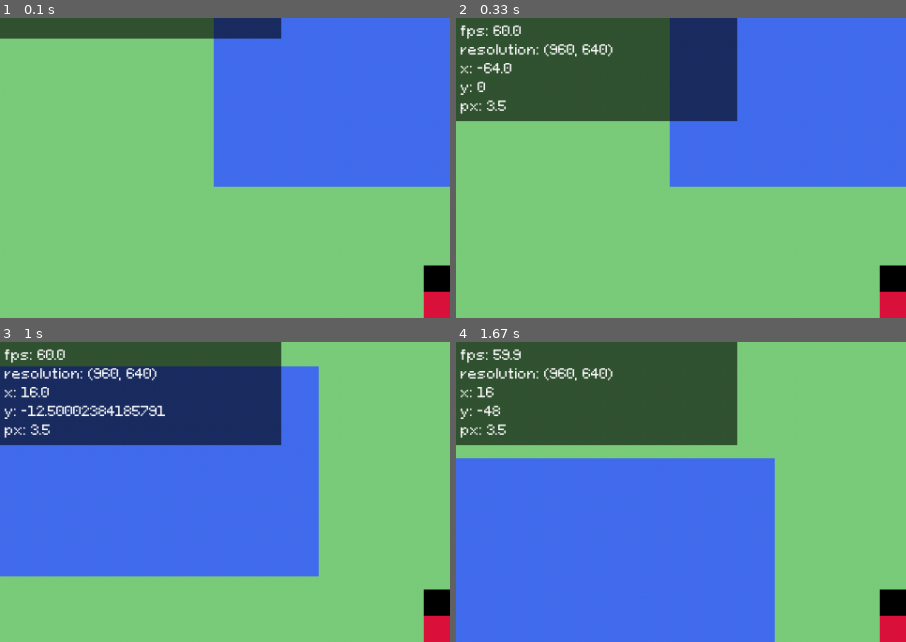
Above: before the commit, frames 1-4 (two rows, left to right).
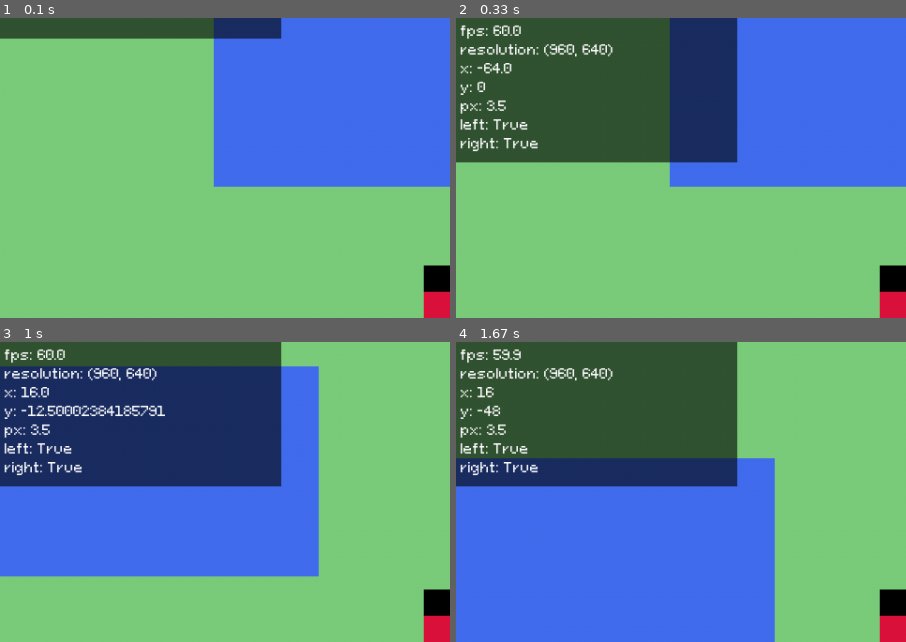
Above: after the commit, the same moments.

Repository: kritserv/rpg-maker-style-top-down-game-template
Game: pygame game, started from main.py
The game is run twice, just before and just after one commit, with the same random seed, the same clock (stepped at 60 frames per second) and the same inputs.
Inputs:
- Up to frame 1 (0.1 s): no input
- Up to frame 2 (0.33 s): no input
- Up to frame 3 (1 s): hold Right 0.33-0.8 s; hold Up from 0.83 s (still down)
- Up to frame 4 (1.67 s): release Up at 1.13 s; hold Right 1.17-1.63 s
The pictures show only the part of the screen within x 0-50%, y 0-50%; the shares and areas given below are measured in that part.

Frame 1 is identical in both runs. In frame 2, 8.8% of the frame differs, in the area x 0-63%, y 33-49%; in frame 3, 8.8%; in frame 4, 8.8%.

Commit message:
add Camera & add stop follow player left and right position

Diff:
--- a/main.py
+++ b/main.py
@@ -11,8 +11,8 @@
 	update_size, black, green, red, blue, \
 	toggle_full_screen
 from func import check_event, print_debug
-from my_object import Player, TopDownMap, Timer, \
-	BlackBar
+from my_object import Player, TopDownMap, Camera, \
+	BlackBar, Timer
 
 pg.display.set_caption("game_title")
 pg.display.set_icon(pg.image.load("asset/img/icon.png"))
@@ -60,8 +60,9 @@
 
 	top_down_map.resize(pixel_size, player)
 
-	follow_player_x = True
-	follow_player_y = True
+	camera = Camera(player, top_down_map)
+	camera.stop_follow_player_x_at_pos_left = -144
+	camera.stop_follow_player_x_at_pos_right = 144
 
 	debug_timer = Timer()
 	debug_timer.start()
@@ -75,19 +76,8 @@
 
 		# ====================== [ LOGIC ] ======================
 
-		if player.pos[0] < -144:
-			follow_player_x = False
-		else:
-			follow_player_x = True
-
 		player.update(dt)
-
-		top_down_map.update(
-			pixel_size,
-			player,
-			follow_player_x,
-			follow_player_y
-		)
+		camera.update(pixel_size)
 
 		# ====================== [ GRAPHIC ] =====================
 
@@ -103,8 +93,7 @@
 		top_down_map.resize(pixel_size, player)
 
 		screen.fill(green)
-		top_down_map.draw(follow_player_x, follow_player_y, pixel_size)
-		player.draw(pixel_size, follow_player_x, follow_player_y)
+		camera.draw(pixel_size, player, top_down_map)
 		black_bar.draw_if_set(curr_width, curr_height, ratio)
 
 		# ====================== [ TEST ] ======================
@@ -116,7 +105,9 @@
 					f"resolution: {(curr_width, curr_height)}",
 					f"x: {player.pos[0]}",
 					f"y: {player.pos[1]}",
-					f"px: {pixel_size}"
+					f"px: {pixel_size}",
+					f"left: {camera.follow_player_x_left}",
+					f"right: {camera.follow_player_x_right}"
 				]
 				debug_timer.restart()
 			print_debug(debug_list)
--- a/my_object/__init__.py
+++ b/my_object/__init__.py
@@ -1,6 +1,7 @@
 from .blackbar import BlackBar
 from .topdownmap import TopDownMap
 from .player import Player
+from .camera import Camera
 from .timer import Timer
 
-__all__ = (BlackBar, TopDownMap, Player, Timer)
+__all__ = (BlackBar, TopDownMap, Player, Camera, Timer)
--- /dev/null
+++ b/my_object/camera.py
@@ -0,0 +1,33 @@
+from .func import move_map
+
+class Camera:
+	def __init__(self, player, tdmap):
+		self.player = player
+		self.tdmap = tdmap
+		self.follow_player_x_left = True
+		self.follow_player_x_right = True
+		self.follow_player_y = True
+		self.stop_follow_player_x_at_pos_left = None
+		self.stop_follow_player_x_at_pos_right = None
+		self.stop_follow_player_y_at_pos_up = None
+		self.stop_follow_player_y_at_pos_down = None
+
+	def draw(self, pixel_size, player, top_down_map):
+		top_down_map.draw()
+		player.draw(pixel_size, self)
+
+	def update(self, pixel_size):
+		if self.stop_follow_player_x_at_pos_left:
+			if self.player.pos[0] < self.stop_follow_player_x_at_pos_left:
+				self.follow_player_x_left = False
+			else:
+				self.follow_player_x_left = True
+
+		if self.stop_follow_player_x_at_pos_right:
+				if self.player.pos[0] > self.stop_follow_player_x_at_pos_right:
+					self.follow_player_x_right = False
+				else:
+					self.follow_player_x_right = True
+
+
+		move_map(self, pixel_size)
--- a/my_object/func/topdownmap.py
+++ b/my_object/func/topdownmap.py
@@ -1,15 +1,21 @@
 import pygame as pg
 
-def move_map(tdmap, pixel_size, player, follow_player_x, follower_player_y):
-	if follow_player_x:
-		tdmap.x = -player.pos[0] * pixel_size + tdmap.screen.get_width()/2
+def move_map(camera, pixel_size):
+	if camera.follow_player_x_left and camera.follow_player_x_right:
+		camera.tdmap.x = -camera.player.pos[0] * pixel_size + camera.tdmap.screen.get_width()/2
+
+	elif not camera.follow_player_x_left:
+		if camera.player.pos[0] < camera.stop_follow_player_x_at_pos_left:
+			camera.tdmap.x = -camera.stop_follow_player_x_at_pos_left*pixel_size + pixel_size + camera.tdmap.screen.get_width()/2
+
+	elif not camera.follow_player_x_right:
+		if camera.player.pos[0] > camera.stop_follow_player_x_at_pos_right:
+			camera.tdmap.x = -camera.stop_follow_player_x_at_pos_right*pixel_size + pixel_size + camera.tdmap.screen.get_width()/2
+
+	if camera.follow_player_y:
+		camera.tdmap.y = -camera.player.pos[1] * pixel_size + camera.tdmap.screen.get_height()/2
 	else:
-		tdmap.x = 144*pixel_size + pixel_size + tdmap.screen.get_width()/2
-
-	if follower_player_y:
-		tdmap.y = -player.pos[1] * pixel_size + tdmap.screen.get_height()/2
-	else:
-		tdmap.y = pixel_size + tdmap.screen.get_height()/2
+		camera.tdmap.y = pixel_size + camera.tdmap.screen.get_height()/2
 
 def correct_all_map_rect(tdmap, pixel_size):
 	tile_size = pixel_size*16
--- a/my_object/player.py
+++ b/my_object/player.py
@@ -22,11 +22,19 @@
 		resize_pixel(self, pixel_size)
 		self.transformed_rects = correct_all_rect(self, pixel_size)
 
-	def draw(self, pixel_size, follow_player_x, follow_player_y):
+	def draw(self, pixel_size, camera):
 		for rect, color in self.transformed_rects:
-			if not follow_player_x:
-				offset_x = (self.pos[0] + 144) * pixel_size
-				rect[0] += offset_x
+			if not camera.follow_player_x_left:
+				if camera.stop_follow_player_x_at_pos_left:
+					if camera.player.pos[0] < camera.stop_follow_player_x_at_pos_left:
+						offset_x = (camera.player.pos[0] - camera.stop_follow_player_x_at_pos_left) * pixel_size
+						rect[0] += offset_x
+
+			elif not camera.follow_player_x_right:
+				if camera.stop_follow_player_x_at_pos_right:
+					if camera.player.pos[0] > camera.stop_follow_player_x_at_pos_right:
+						offset_x = (camera.player.pos[0] - camera.stop_follow_player_x_at_pos_right) * pixel_size
+						rect[0] += offset_x
 			pg.draw.rect(self.screen, color, rect)
 
 	def update(self, dt):
--- a/my_object/topdownmap.py
+++ b/my_object/topdownmap.py
@@ -1,5 +1,5 @@
 import pygame as pg
-from .func import move_map, correct_all_map_rect
+from .func import correct_all_map_rect
 
 class TopDownMap(pg.sprite.Sprite):
 	def __init__(self, screen):
@@ -11,9 +11,6 @@
 	def resize(self, pixel_size, player):
 		self.transformed_rects = correct_all_map_rect(self, pixel_size)
 
-	def draw(self, follow_player_x, follow_player_y, pixel_size):
+	def draw(self):
 		for rect, color in self.transformed_rects:
 			pg.draw.rect(self.screen, color, rect)
-
-	def update(self, pixel_size, player, follow_player_x, follow_player_y):
-		move_map(self, pixel_size, player, follow_player_x, follow_player_y)
